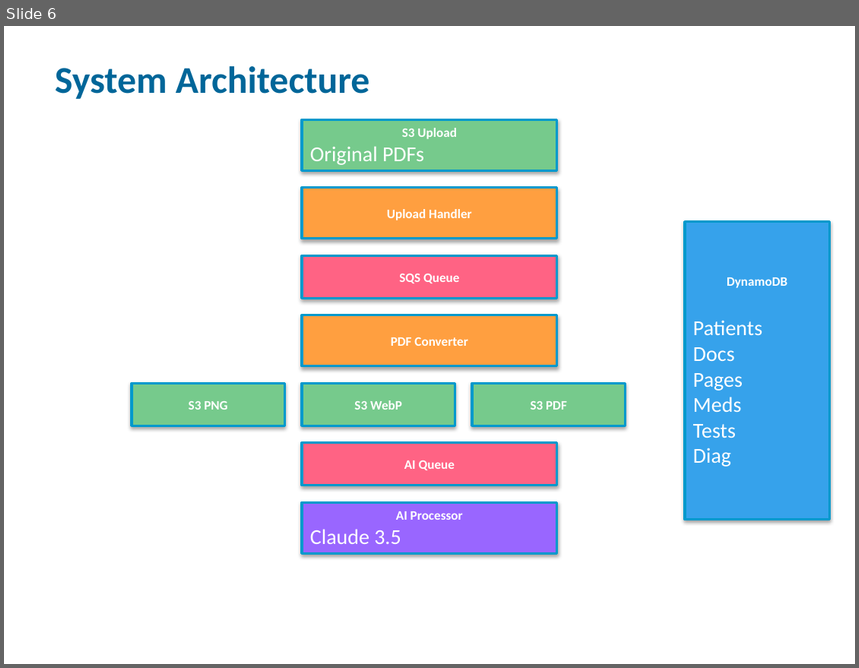
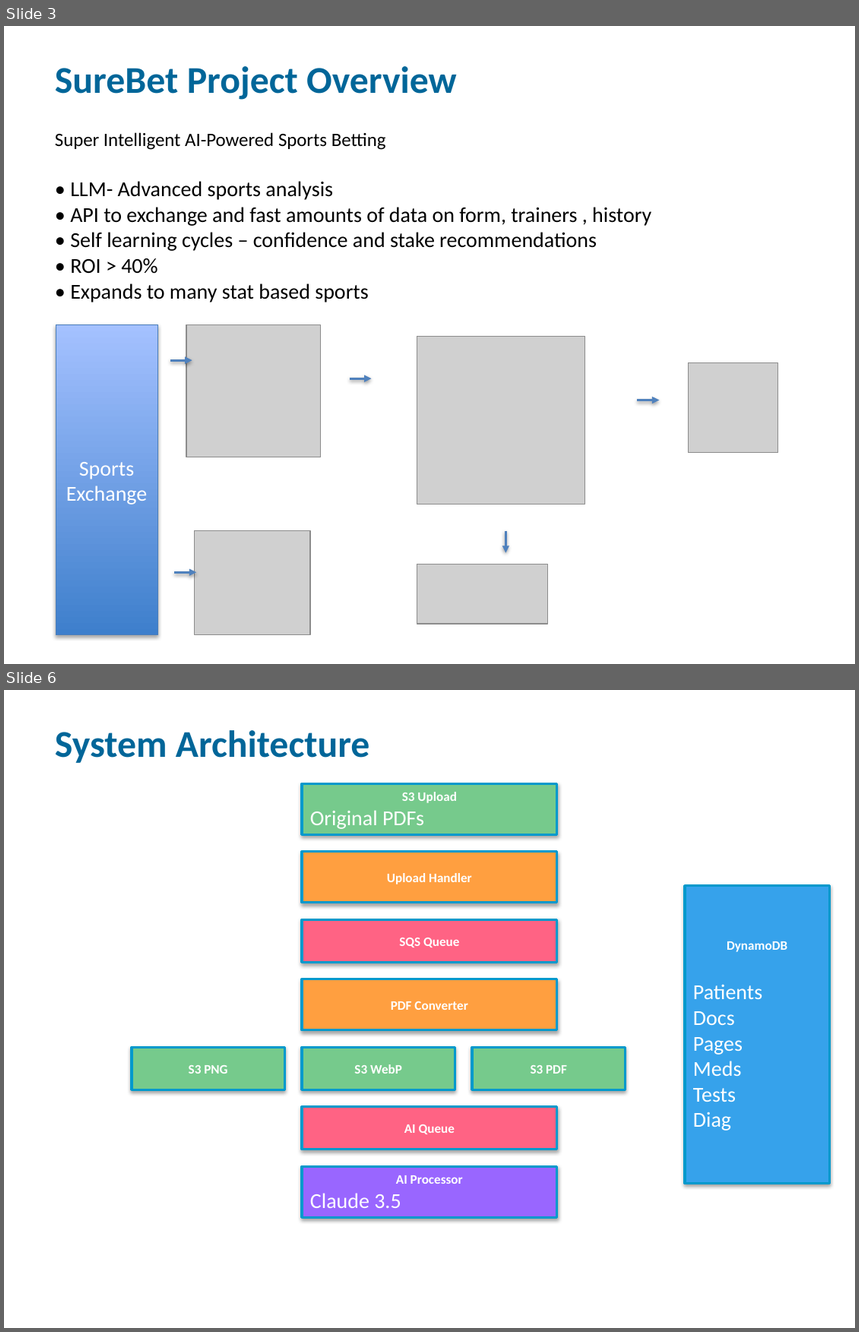
Before and after one commit to cmccar09/HealthAI, a slide deck: HealthAI_Architecture_Costs_Performance.pptx. Shown one above the other, each under a label of ours: slide 6 before the commit, slides 3 and 6 after it; the slides between them are not shown. The pictures are 859x668 and 859x1332 pixels, drawn with LibreOffice and Linux fonts; fonts in the diff are those of the drawing; grey boxes stand for pictures. Boxes give left, top, right and bottom in pixels: in the first picture for what was removed or moved away, otherwise in the second. Text is boxed around its words. In the diff, an @@ line names an element or a change of style, - is before the commit and + after.

Commit message:
Update project files and documentation

```diff
--- a/HealthAI_Architecture_Costs_Performance.pptx
+++ b/HealthAI_Architecture_Costs_Performance.pptx
@@ slide 3 added at [4, 26, 855, 664], background #FFFFFF @@
@@ text added at [55, 66, 457, 100], 32 pt, text #006699, bold @@
+SureBet Project Overview
@@ text added at [55, 132, 652, 303], 18 pt, text #000000 @@
+Super Intelligent AI-Powered Sports Betting
+• LLM- Advanced sports analysis
+• API to exchange and fast amounts of data on form, trainers , history
+• Self learning cycles – confidence and stake recommendations
+• ROI > 40%
+• Expands to many stat based sports
@@ rectangle added at [56, 325, 158, 635], fill gradient #3F80CE to #A4C4FF, outline #4B7EBC 0.75 pt, 18 pt, text #FFFFFF @@
+Sports
+Exchange
@@ picture added at [186, 325, 321, 458] @@
@@ picture added at [417, 337, 585, 504] @@
@@ arrow added from (170, 360) to (192, 360), #4F81BD 2 pt @@
@@ picture added at [688, 363, 778, 453] @@
@@ arrow added from (350, 379) to (372, 379), #4F81BD 2 pt @@
@@ arrow added from (637, 401) to (659, 401), #4F81BD 2 pt @@
@@ picture added at [195, 531, 310, 635] @@
@@ arrow added from (506, 531) to (506, 553), #4F81BD 2 pt @@
@@ arrow added from (174, 572) to (196, 572), #4F81BD 2 pt @@
@@ picture added at [417, 564, 548, 624] @@
```
Also in this commit, not shown: 3 slides changed, 2 other slides added, 5 slides removed, 7 other files.
